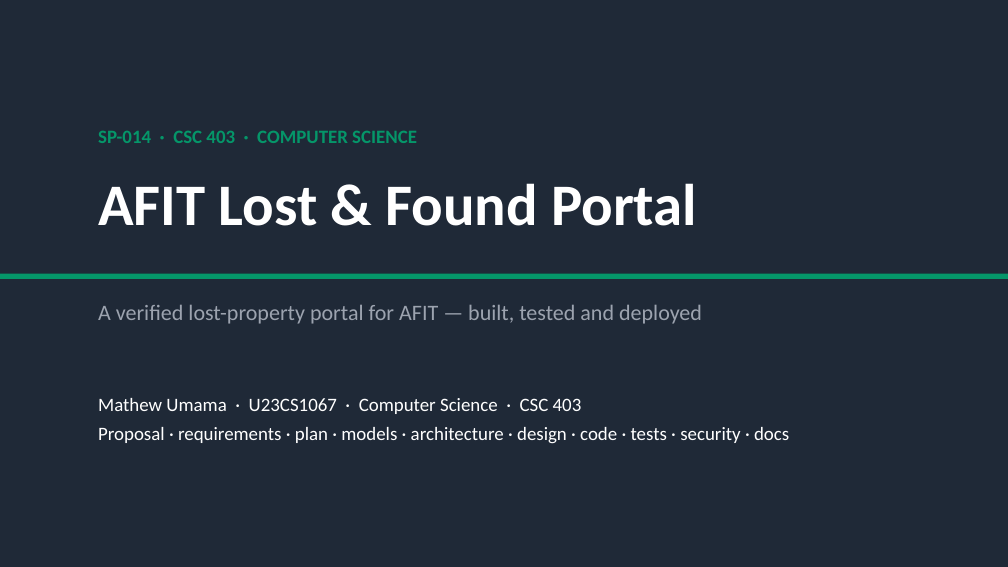
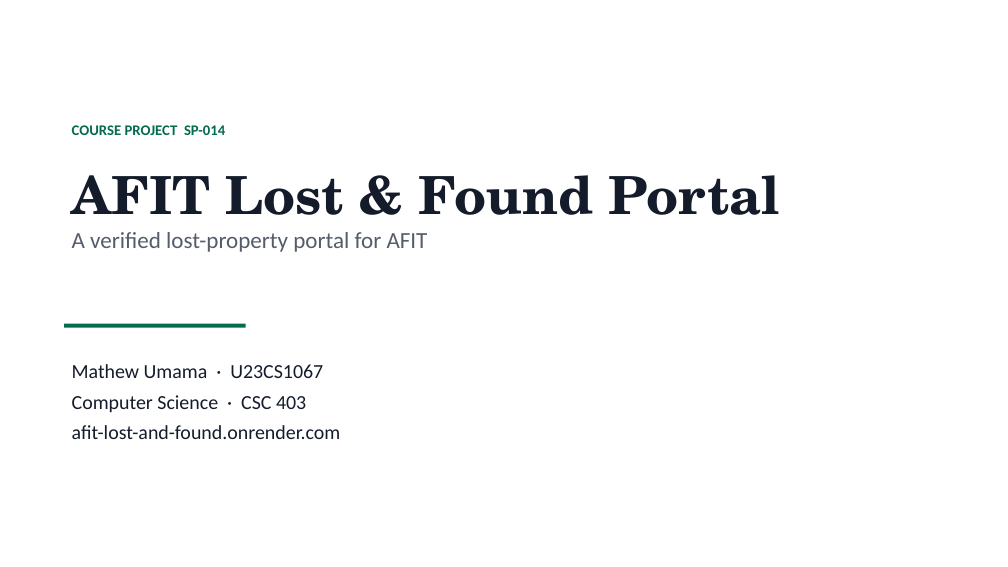
Before and after one commit to 1mathew2/afit-lost-and-found, a slide deck: slide 1 of AFIT_SP014_Presentation_FINAL.pptx. Drawn at 1008x567 pixels with LibreOffice and Linux fonts; fonts in the diff are those of the drawing. Boxes give left, top, right and bottom in pixels: in the first picture for what was removed or moved away, otherwise in the second. Text is boxed around its words. In the diff, an @@ line names an element or a change of style, - is before the commit and + after.

```diff
--- a/AFIT_SP014_Presentation_FINAL.pptx
+++ b/AFIT_SP014_Presentation_FINAL.pptx
@@ rectangle removed at bbox=[0, 0, 1008, 567] @@
@@ text at bbox=[72, 125, 225, 135]: text changed; size 18 to 14 pt; text colour #059669 to #046B4E @@
-SP-014 · CSC 403 · COMPUTER SCIENCE
+COURSE PROJECT SP-014
@@ text at bbox=[72, 175, 780, 252]: text changed; size 21 to 22 pt; text colour #9CA3AF to #555D6B @@
-A verified lost-property portal for AFIT — built, tested and deployed
+AFIT Lost & Found Portal
+A verified lost-property portal for AFIT
@@ rectangle removed at bbox=[0, 274, 1008, 279] @@
@@ rectangle added at bbox=[64, 324, 246, 328], fill #046B4E @@
@@ text at bbox=[72, 364, 341, 439]: text changed; size 56 to 19 pt; text colour #FFFFFF to #141C2B; bold off @@
-AFIT Lost & Found Portal
+Mathew Umama · U23CS1067
+Computer Science · CSC 403
+afit-lost-and-found.onrender.com
@@ text removed at bbox=[98, 398, 789, 444] @@
-Mathew Umama · U23CS1067 · Computer Science · CSC 403
-Proposal · requirements · plan · models · architecture · design · code · tests · security · docs
```
Also in this commit, not shown: 3 other slides changed, 19 slides added, 13 slides removed, 1 other file.
